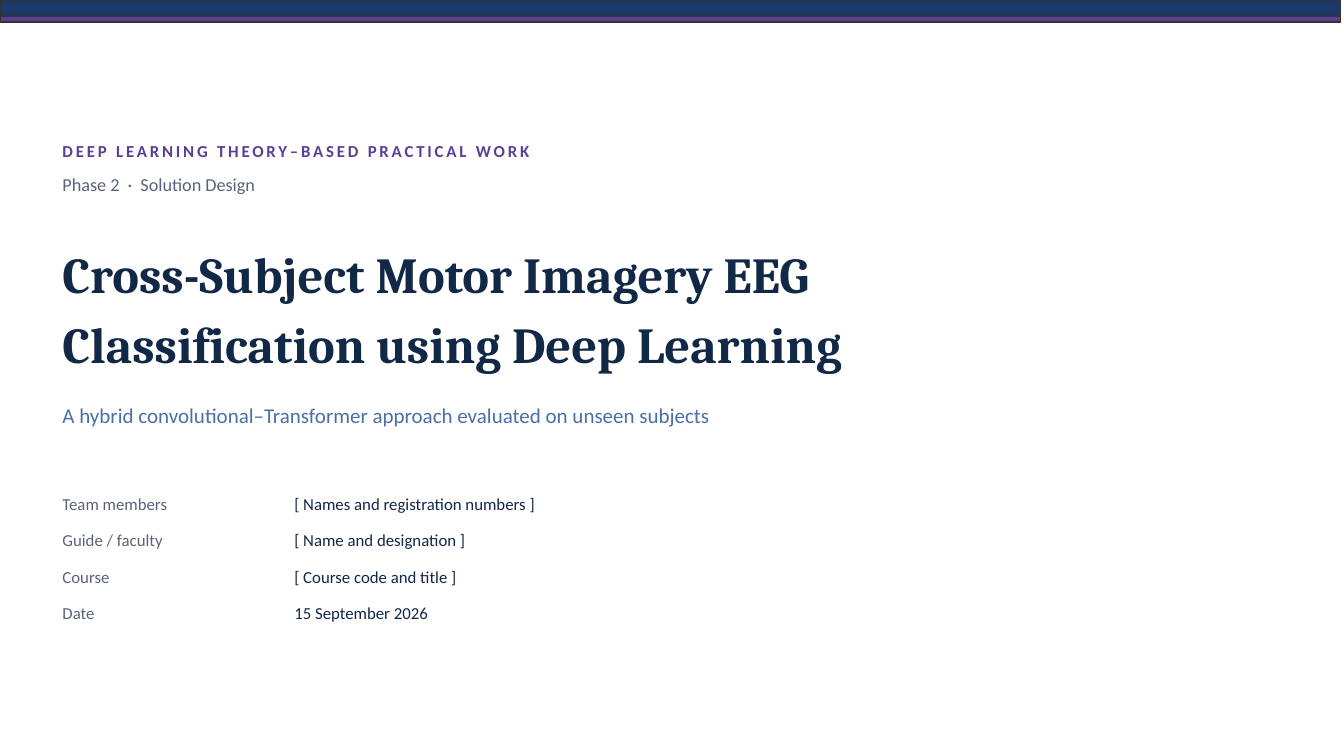
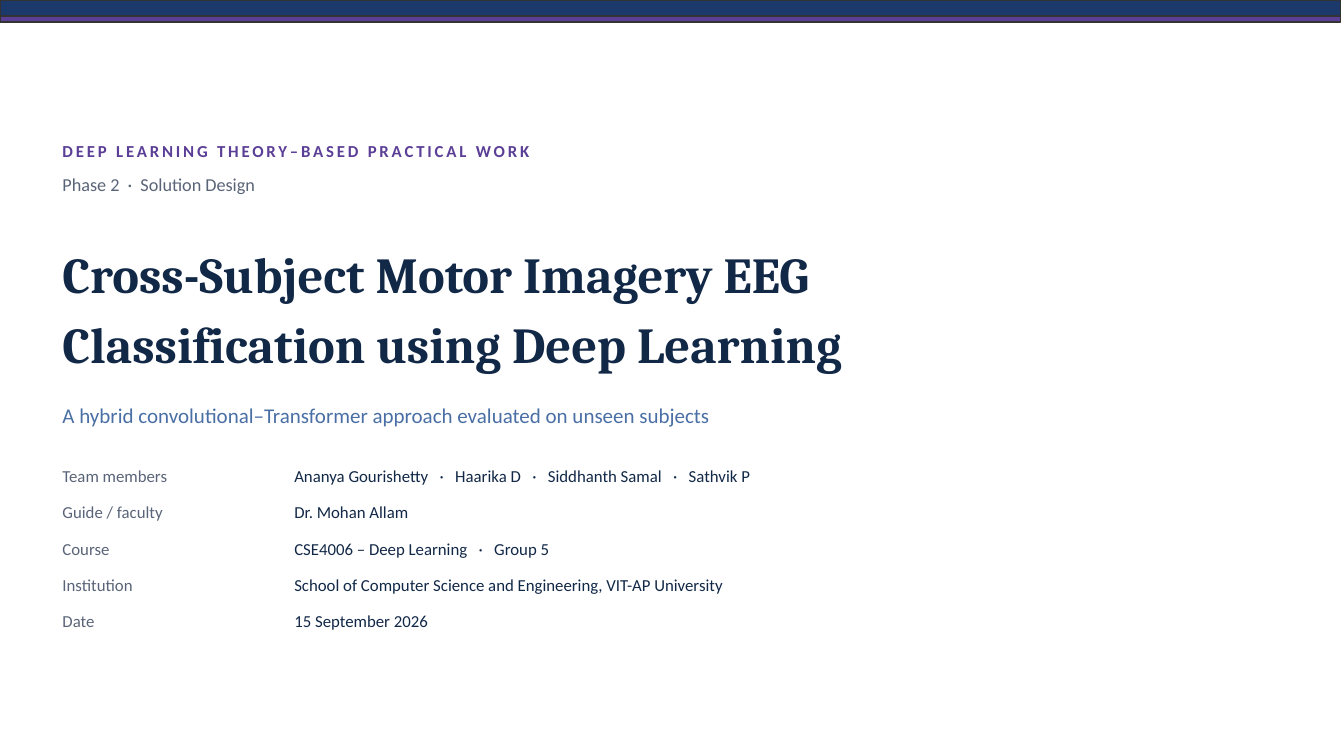
Before and after one commit to sathvikparangi907-web/neural-decoder-eeg-motor-imagery, a slide deck: slide 1 of Neural Decoder using EEG & Motor Imagery/Phase2_Presentation.pptx. Drawn at 1344x756 pixels with LibreOffice and Linux fonts; fonts in the diff are those of the drawing. Boxes give left, top, right and bottom in pixels: in the first picture for what was removed or moved away, otherwise in the second. Text is boxed around its words. In the diff, an @@ line names an element or a change of style, - is before the commit and + after.

Commit message:
Phase 2 documents: fill the covers, fix factual slips, cite references
Covers of the solution design and the deck now carry the team (names
only in this public copy), guide, course CSE4006 - Deep Learning, and
department, replacing the [ ] placeholders.

Corrections:
- CTNet was called the most accurate model within subject; Table 15.3
  shows ATCNet's paper higher (85.38 vs 82.52), so state 82.52 instead.
- The 50,000 budget was justified as "below ShallowConvNet at 47,364";
  it is a ceiling near ShallowConvNet's 44,644.
- Dropout 0.25 is what EEGNet's authors use cross-subject (0.5 within).
- 153 training runs is per seed; every configuration has three seeds.
- A session is ~6.7e5 samples (measured on the 18 recordings), not 6.1e5.

All 15 references are now cited in the text (Wilcoxon added). Headings,
figures and small tables keep with what follows, so nothing is stranded
at the foot of a page in Word. The design itself is unchanged.

```diff
--- a/Neural Decoder using EEG & Motor Imagery/Phase2_Presentation.pptx
+++ b/Neural Decoder using EEG & Motor Imagery/Phase2_Presentation.pptx
@@ text at (x1=294, y1=470, x2=750, y2=485): text changed @@
-[ Names and registration numbers ]
+Ananya Gourishetty · Haarika D · Siddhanth Samal · Sathvik P
@@ text at (x1=294, y1=506, x2=408, y2=518): text changed @@
-[ Name and designation ]
+Dr. Mohan Allam
@@ 3 texts moved together from (x1=62, y1=498, x2=167, y2=583) to (x1=62, y1=470, x2=167, y2=555) @@
@@ vertical alignment middle to top in 8 elements at (x1=62, y1=506, x2=163, y2=521), (x1=62, y1=470, x2=167, y2=482), (x1=62, y1=544, x2=109, y2=555), (x1=62, y1=616, x2=94, y2=627), (x1=294, y1=615, x2=428, y2=630), (x1=294, y1=506, x2=408, y2=518), (x1=294, y1=470, x2=750, y2=485), (x1=294, y1=543, x2=549, y2=558) @@
@@ text at (x1=294, y1=543, x2=549, y2=558): text changed @@
-[ Course code and title ]
+CSE4006 – Deep Learning · Group 5
@@ text added at (x1=62, y1=579, x2=132, y2=591), 12 pt, text #5A6478 @@
+Institution
@@ text added at (x1=294, y1=579, x2=722, y2=594), 12 pt, text #122847 @@
+School of Computer Science and Engineering, VIT-AP University
@@ text "Date" moved from (x1=62, y1=608, x2=94, y2=619) to (x1=62, y1=616, x2=94, y2=627) @@
@@ text "15 September 2026" moved from (x1=294, y1=607, x2=428, y2=622) to (x1=294, y1=615, x2=428, y2=630) @@
```
Also in this commit, not shown: 3 other slides changed, 10 other files.
